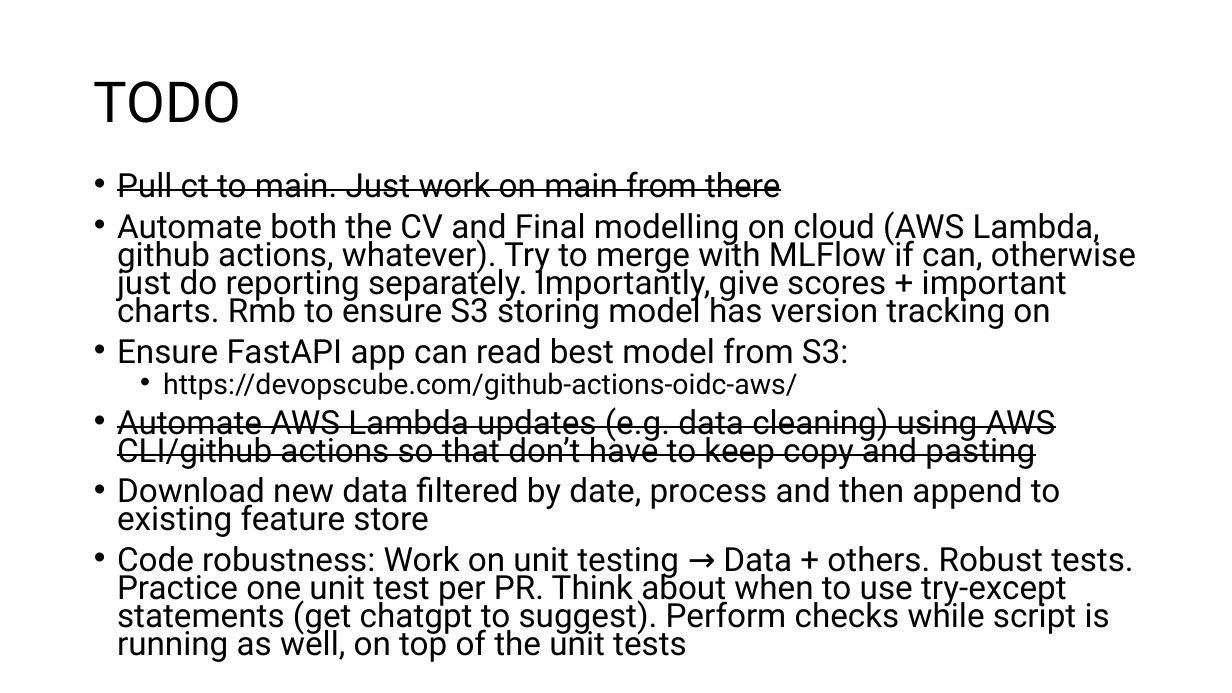
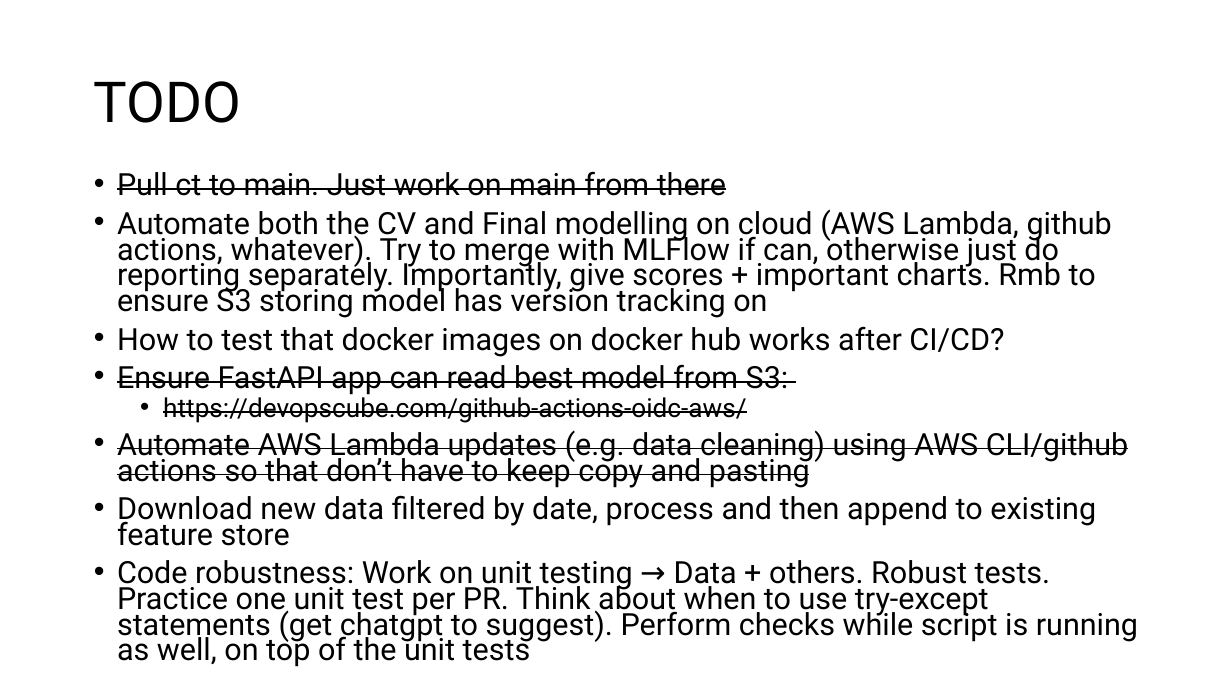
Before and after one commit to ziyu-toh/hdb-resale-prediction, a slide deck: slide 7 of docs/Architecture Overview.pptx. Drawn at 1232x693 pixels with LibreOffice and Linux fonts; fonts in the diff are those of the drawing. Boxes give left, top, right and bottom in pixels: in the first picture for what was removed or moved away, otherwise in the second. Text is boxed around its words. In the diff, an @@ line names an element or a change of style, - is before the commit and + after.

```diff
--- a/docs/Architecture Overview.pptx
+++ b/docs/Architecture Overview.pptx
@@ text at bbox=[117, 171, 1138, 667]: size 25.9 to 23.8 pt in "Pull ct to main. Just work on ...", "Automate both the CV and Final modelling ...", "Ensure FastAPI app can read best model ...", "Automate AWS Lambda updates (e.g. data cleaning) ..." and 2 more places; strikethrough on in "Ensure FastAPI app can read best model ...", "https://devopscube.com/github-actions-oidc-aws/"; size 22.2 to 20.4 pt in "https://devopscube.com/github-actions-oidc-aws/" @@
@@ text at bbox=[117, 326, 1004, 357]: paragraph added @@
+• How to test that docker images on docker hub works after CI/CD?
```
Also in this commit, not shown: 2 other files.
